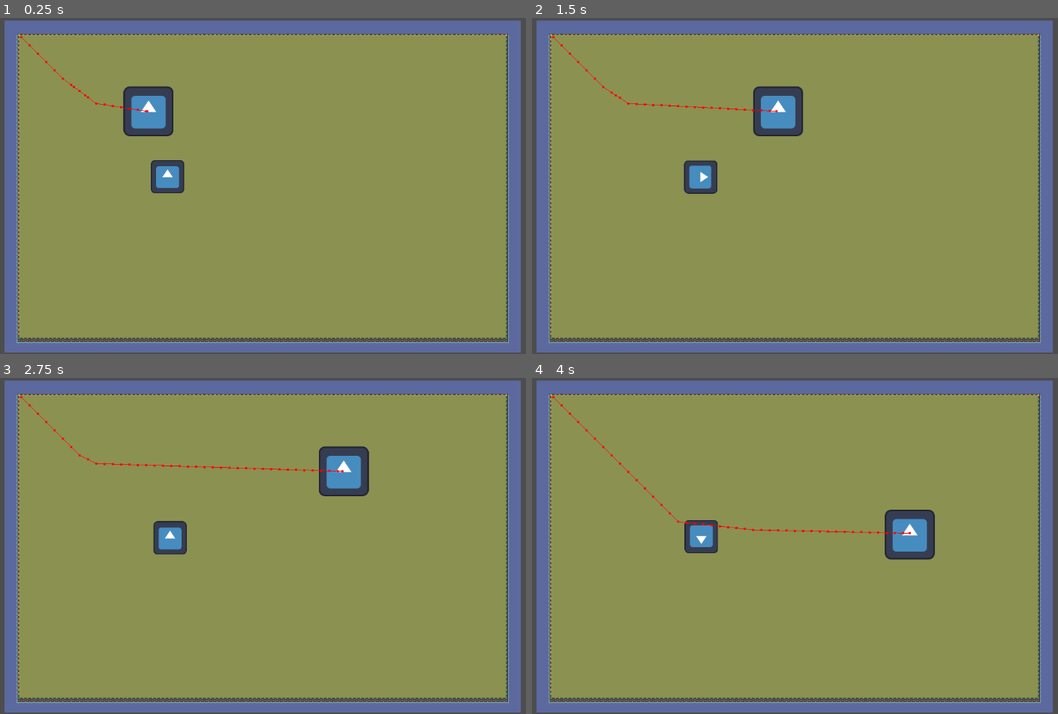
Above: before the commit, frames 1-4 (two rows, left to right).
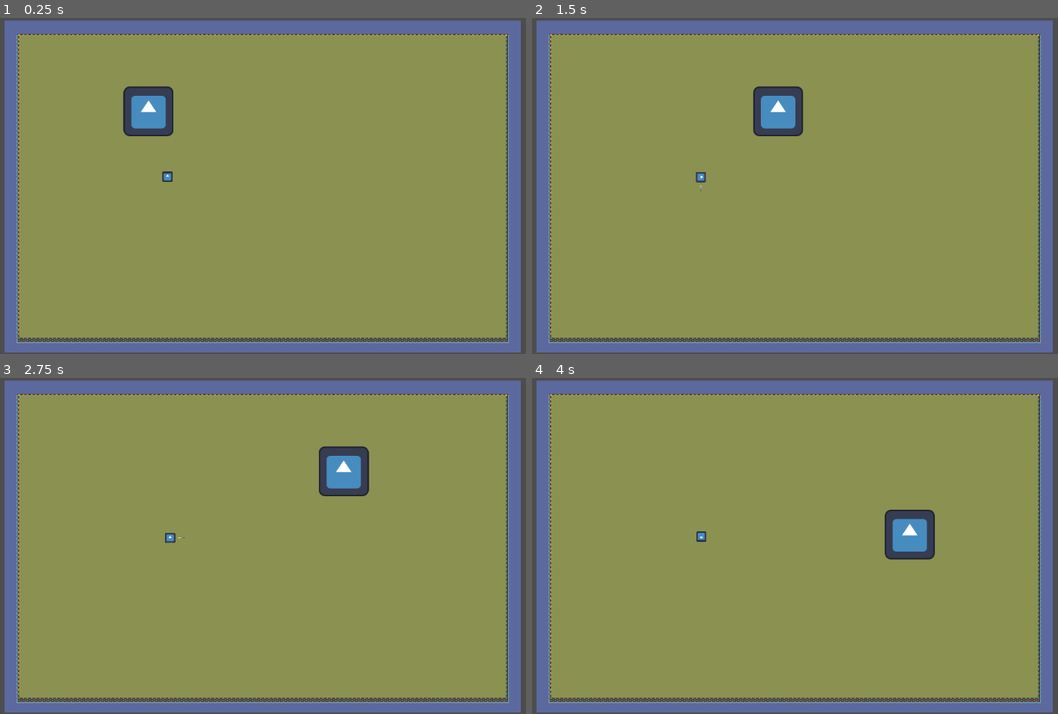
Above: after the commit, the same moments.

Repository: Quackstir/Game-Jam
Game: Godot game, scene res://Levels/CarlosTest/CarlosTestLevel.tscn
Same seed, same stepped clock (60 frames per second), same inputs: the game is played once before the commit and once after it. This scene is started directly instead of the project's main scene. The engine's default icon, where the game draws it, is replaced by a stand-in: a white triangle on a blue panel in a dark square.
Inputs:
- Up to frame 1 (0.25 s): no input
- Up to frame 2 (1.5 s): hold D (move_right) 0.53-1.28 s; hold Q (activate_mask) 0.53-1.28 s; hold S (move_down) from 1.28 s (still down); tap E (interact) at 1.35 s
- Up to frame 3 (2.75 s): release S (move_down) at 2.03 s; hold D (move_right) from 2.03 s (still down); hold Q (activate_mask) from 2.03 s (still down)
- Up to frame 4 (4 s): release D (move_right) at 2.78 s; release Q (activate_mask) at 2.78 s; hold W (move_up) 2.78-3.53 s; tap E (interact) at 2.85 s; hold A (move_left) from 3.53 s (still down); hold Q (activate_mask) from 3.53 s (still down)

The runs differ from the first frame. In frame 1, 0.7% of the frame differs, in the area x 3-36%, y 5-53%; in frame 2, 0.8%; in frame 3, 0.9%, in the area x 3-66%, y 5-53%; in frame 4, 0.9%.
Error before the commit: Invalid call. Nonexistent function 'get_current_level' in base 'Nil'. (res://NPCs/Enemy/Guards/basic_guard.gd:87)
Error after the commit: Invalid call. Nonexistent function 'get_current_level' in base 'Nil'. (res://NPCs/Enemy/Guards/basic_guard.gd:90)

Commit message:
Guards chase player

Diff:
--- a/Global Game Jam 2026/GlobalGameJam2026/Levels/CarlosTest/CarlosTestLevel.tscn
+++ b/Global Game Jam 2026/GlobalGameJam2026/Levels/CarlosTest/CarlosTestLevel.tscn
@@ -2,7 +2,6 @@
 
 [ext_resource type="PackedScene" uid="uid://gsyphhdvtm5y" path="res://NPCs/Enemy/Guards/basic_guard.tscn" id="1_s2tio"]
 [ext_resource type="TileSet" uid="uid://d36k3ubo5ecjb" path="res://Levels/ChrisTest/tile_set_forest.tres" id="2_r7pay"]
-[ext_resource type="Texture2D" uid="uid://4q335xxs2p" path="res://icon.svg" id="3_1wiik"]
 [ext_resource type="PackedScene" uid="uid://b1ofadrugnxnw" path="res://Player/Scenes/player_character.tscn" id="3_68ctx"]
 
 [sub_resource type="Curve2D" id="Curve2D_s2tio"]
@@ -63,7 +62,3 @@
 
 [node name="PlayerCharacter" parent="." unique_id=23574427 instance=ExtResource("3_68ctx")]
 position = Vector2(407, 306)
-
-[node name="Sprite2D3" type="Sprite2D" parent="PlayerCharacter" unique_id=1020943819]
-scale = Vector2(0.5, 0.5)
-texture = ExtResource("3_1wiik")
--- a/Global Game Jam 2026/GlobalGameJam2026/NPCs/Enemy/Guards/basic_guard.gd
+++ b/Global Game Jam 2026/GlobalGameJam2026/NPCs/Enemy/Guards/basic_guard.gd
@@ -49,6 +49,7 @@
 	_init_waypoint()
 	_current_speed = PATROL_SPEED
 	_turn_values_set = false
+	set_physics_process(true)
 
 
 func _process(delta):
@@ -58,20 +59,22 @@
 			_patrol(delta)
 		State.PATROL_TURN:
 			_turn_on_patrol(delta)
+		State.CHASE:
+			look_at(_player_location)
 
 
-func _physics_process(delta):
+func _physics_process(_delta):
 	if _current_state != State.CHASE:
-		pass
+		return
 	navigation_agent.target_position = _target_nav_goal
 	var next_nav_position = navigation_agent.get_next_path_position()
 	var new_velocity = (global_position.direction_to(next_nav_position)
-			* CHASE_SPEED * delta)
+			* CHASE_SPEED)
 
-	if navigation_agent.avoidance_enabled:
-		navigation_agent.set_velocity_forced(new_velocity)
-	else:
-		_on_navigation_agent_2d_velocity_computed(new_velocity)
+	#if navigation_agent.avoidance_enabled:
+		#navigation_agent.set_velocity_forced(new_velocity)
+	#else:
+	_on_navigation_agent_2d_velocity_computed(new_velocity)
 	move_and_slide()
 
 
@@ -133,14 +136,16 @@
 	velocity = safe_velocity
 
 
-func _on_detection_area_area_entered(area):
-	_on_player_spotted(area)
+func _on_player_spotted(player):
+	print("PLAYER SPOTTED!")
+	_player_location = player.global_position
+	_target_nav_goal = _player_location
+	_change_state(State.CHASE)
 
 
-func _on_vision_cone_area_entered(area):
-	_on_player_spotted(area)
+func _on_vision_cone_body_entered(body):
+	_on_player_spotted(body)
 
 
-func _on_player_spotted(_area):
-	print("PLAYER SPOTTED!")
-	_change_state(State.CHASE)
+func _on_detection_area_body_entered(body):
+	_on_player_spotted(body)
--- a/Global Game Jam 2026/GlobalGameJam2026/NPCs/Enemy/Guards/basic_guard.tscn
+++ b/Global Game Jam 2026/GlobalGameJam2026/NPCs/Enemy/Guards/basic_guard.tscn
@@ -59,6 +59,8 @@
 debug_path_custom_color = Color(1, 0, 0, 1)
 
 [connection signal="area_entered" from="DetectionArea" to="." method="_on_detection_area_area_entered"]
+[connection signal="body_entered" from="DetectionArea" to="." method="_on_detection_area_body_entered"]
 [connection signal="area_entered" from="VisionCone" to="." method="_on_vision_cone_area_entered"]
+[connection signal="body_entered" from="VisionCone" to="." method="_on_vision_cone_body_entered"]
 [connection signal="area_entered" from="WaypointFinder" to="." method="_on_waypoint_finder_area_entered"]
 [connection signal="velocity_computed" from="NavigationAgent2D" to="." method="_on_navigation_agent_2d_velocity_computed"]
